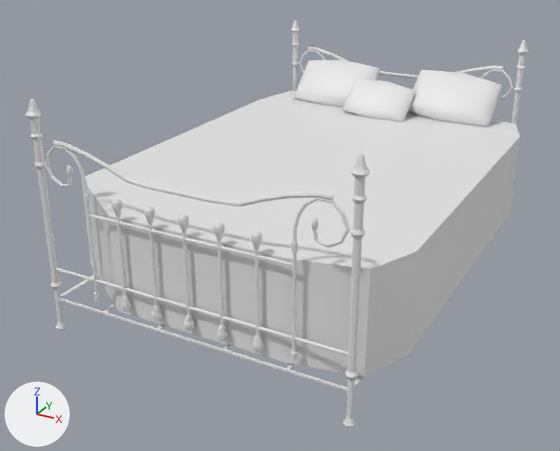
Before and after pictures for a commit that changed the FBX model Assets/3D Models/Cama.fbx.
Both versions are drawn from a 50 mm lens placed at (2.22, -4.3, 2.01), pointed at (-0.19, 0.07, -0.18). Arrows for +X, +Y and +Z are at lower left; the lights stay in place. Where no turn or scale is listed for an object, it has been applied to the vertices.

The first picture shows 'Confortavel', 'Ferro.003', 'almofada', 'almofada.001', 'almofada.002'.
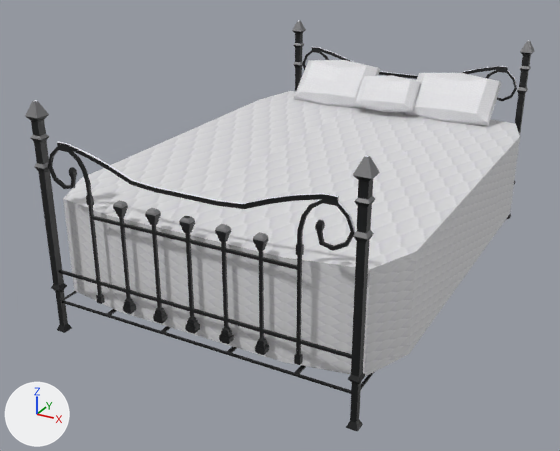
Changed parts and their boxes [x1, y1, x2, y2] in the pictures (560 x 451 px; the box of a moved part takes in the faces that stretch with it):
'Confortavel', reshaped
    before: [81, 91, 520, 377]
    after: [63, 91, 520, 376]
'Ferro.003', reshaped, moved, rescaled
    before: [25, 20, 529, 427]
    after: [25, 21, 534, 432]
'almofada.002', moved, turned
    before: [408, 70, 503, 127]
    after: [405, 73, 501, 126]
'almofada', moved, turned, rescaled
    before: [342, 79, 416, 122]
    after: [355, 76, 421, 112]
part 1 of me_cube, moved or reshaped
    before: [81, 178, 416, 310]
    after: [63, 178, 416, 376]
part 2 of me_cube, recoloured
    both: [88, 91, 520, 375]
part 3 of me_cylinder_002, deleted
    before: [25, 20, 529, 427]
part 4 of me_cylinder_002, added (black)
    after: [25, 21, 534, 432]

The change, as a diff of the scene's bpy script:
```diff
--- a/Assets/3D Models/Cama.fbx.py
+++ b/Assets/3D Models/Cama.fbx.py
@@ mat_cama @@
+mat_cama = principled_material('cama')
+mat_cama.texture = img_confortavel1_png  # with its transparency
@@ me_cube_004 @@
 me_cube_004.from_pydata(...)  # 42 vertices, 40 faces; spans x -2.13..2.22, y -1.42..1.45, z -1.0..1.0
 # used by ob_almofada; location = (-0.074, 1.513, 0.404); rotation_euler = (0.786, 0.0784, 0.0), in degrees (45, 4.5, 0); scale = (0.123, 0.123, 0.0725)
-me_cube_004.materials.append(mat_material)  # white #e7e7e7
+# me_cube_004 part 5: texture (UV) coordinates of 40 of 40 faces, centred in x -2.11..2.19, y -1.3..1.32, z -1.0..0.81, changed; they spanned u 0.12..0.88, v 0.0..1.0 and now span u 0.02..0.74, v 0.01..0.99
+me_cube_004.materials.append(mat_almofada)  # picture img_almofada_002_png
@@ me_cube_003 @@
 me_cube_003.from_pydata(...)  # 42 vertices, 40 faces; spans x -2.13..2.22, y -1.42..1.45, z -1.0..1.0
-me_cube_003.materials.append(mat_material_002)  # white #e7e7e7
+me_cube_003.materials.append(mat_almofada)  # picture img_almofada_002_png
@@ me_cylinder_002 @@
-me_cylinder_002.from_pydata(...)  # 4466 vertices, 4472 faces; spans x -1.04..1.04, y -0.05..3.2, z -0.57..0.91
-me_cylinder_002.materials.append(mat_material_004)  # white #e7e7e7
+me_cylinder_002.from_pydata(...)  # 1866 vertices, 1740 faces; spans x -113.56..2.2, y -84.82..96.43, z -12.1..70.28
+# me_cylinder_002 part 3: the loose piece of 4464 vertices spanning x -1.04..1.04, y -0.05..3.2, z -0.57..0.91 is deleted
+# me_cylinder_002 part 4: 1866 vertices added at x -113.56..2.2, y -84.82..96.43, z -12.1..70.28
+me_cylinder_002.materials.append(mat_ferro)  # picture img_ferro1_png
@@ me_cube @@
 # verts and faces of me_cube; kept vertices keep their numbers, new ones are numbered from 22
-me_cube.from_pydata(...)  # 22 vertices, 17 faces; spans x -1.13..1.13, y -1.53..1.53, z -0.32..0.33
+me_cube.from_pydata(...)  # 24 vertices, 18 faces; spans x -1.13..1.13, y -1.53..1.53, z -0.32..0.33
+# me_cube part 1
+delete_faces([(14, 15, 21, 20), (3, 11, 10, 21, 15), (2, 14, 20, 8, 9)])
+verts[22] = (-0.98, -1.46, 0.31)  # pixel (63, 198)
+verts[23] = (-0.98, -1.46, -0.31)  # pixel (74, 290)
+faces += [(20, 23, 22, 21), (3, 11, 10, 21, 22, 15), (2, 14, 23, 20, 8, 9), (14, 15, 22, 23)]
+# me_cube part 2: 14 faces spanning x -1.13..1.13, y -1.53..1.53, z -0.32..0.33 switch from mat_material_003 (white #e7e7e7) to mat_cama (picture img_confortavel1_png)
@@ me_cube_002 @@
 me_cube_002.from_pydata(...)  # 42 vertices, 40 faces; spans x -0.336..0.351, y -0.179..0.182, z -0.179..0.183
-me_cube_002.materials.append(mat_material_001)  # white #e7e7e7
+me_cube_002.materials.append(mat_almofada)  # picture img_almofada_002_png
@@ ob_almofada @@
 ob_almofada = bpy.data.objects.new('almofada', me_cube_004)
-ob_almofada.location = (-0.074, 1.513, 0.404)
-ob_almofada.rotation_euler = (0.786, 0.0784, 0.0)  # degrees (45, 4.5, 0)
-ob_almofada.scale = (0.123, 0.123, 0.0725)
+ob_almofada.location = (-0.03, 1.589, 0.449)
+ob_almofada.rotation_euler = (0.786, 0.0, 0.0791)  # degrees (45, 0, 4.5)
+ob_almofada.scale = (0.112, 0.112, 0.0664)
@@ ob_almofada_002 @@
 ob_almofada_002 = bpy.data.objects.new('almofada.002', me_cube_003)
-ob_almofada_002.location = (0.478, 1.717, 0.446)
-ob_almofada_002.rotation_euler = (0.786, 0.0784, 0.0)  # degrees (45, 4.5, 0)
+ob_almofada_002.location = (0.473, 1.717, 0.442)
+ob_almofada_002.rotation_euler = (0.786, 0.0, 0.0)  # degrees (45, 0, 0)
 ob_almofada_002.scale = (0.158, 0.158, 0.0934)
@@ ob_ferro_003 @@
 ob_ferro_003 = bpy.data.objects.new('Ferro.003', me_cylinder_002)
-ob_ferro_003.location = (-0.052, -1.238, 0.0)
+ob_ferro_003.location = (0.985, 0.227, -0.352)
+ob_ferro_003.scale = (0.018, 0.018, 0.018)
```
